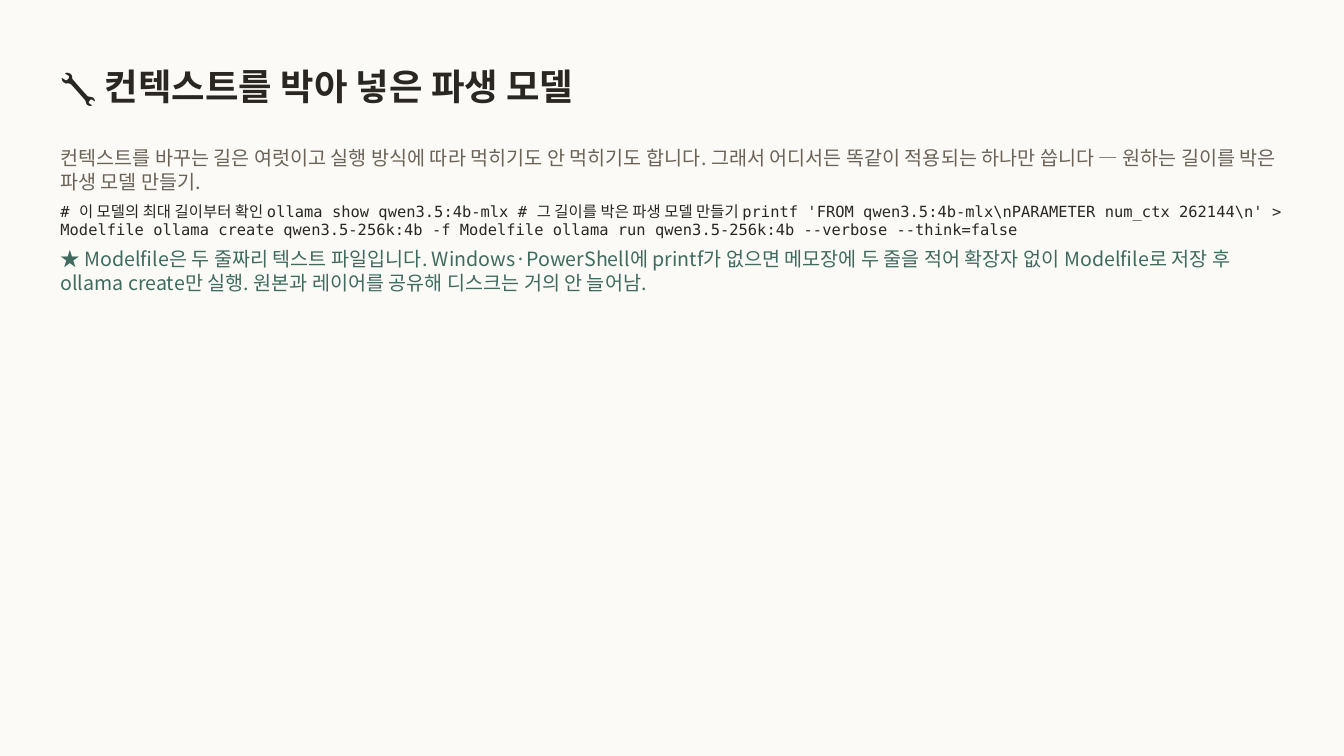
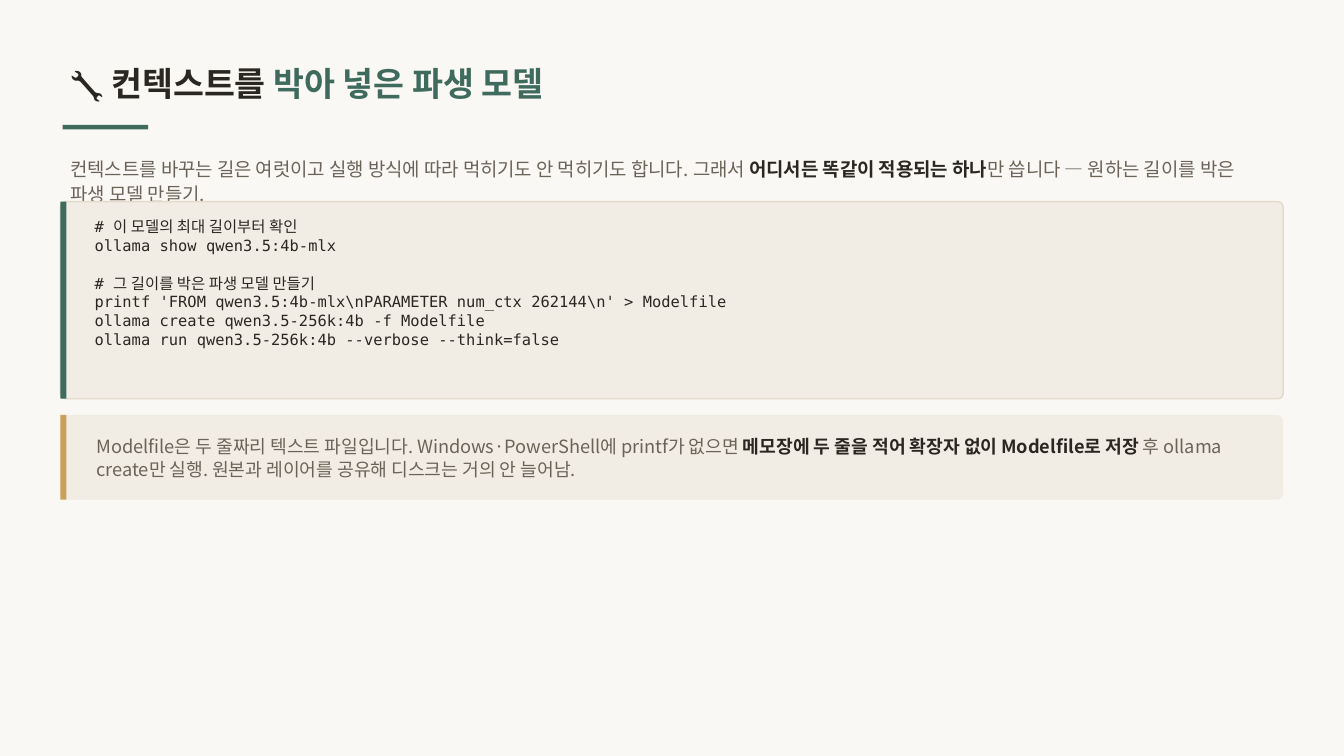
Before and after one commit to inseoklee-ai/study-room, a slide deck: slide 25 of run-local/run-local.pptx. Drawn at 1344x756 pixels with LibreOffice and Linux fonts; fonts in the diff are those of the drawing. Boxes give left, top, right and bottom in pixels: in the first picture for what was removed or moved away, otherwise in the second. Text is boxed around its words. In the diff, an @@ line names an element or a change of style, - is before the commit and + after.

```diff
--- a/run-local/run-local.pptx
+++ b/run-local/run-local.pptx
@@ background #FBFAF7 to #FAF8F4 @@
@@ text "🔧 컨텍스트를 박아 넣은 파생 ..." at (111, 68, 544, 99): size 26 to 24 pt; text colour #2A2723 to #3F6B5F in "박아 넣은 파생 모델" @@
@@ rectangle added at (63, 125, 148, 129), fill #3F6B5F @@
@@ text added at (70, 160, 1235, 201), 13.5 pt, text #6B6357 @@
+컨텍스트를 바꾸는 길은 여럿이고 실행 방식에 따라 먹히기도 안 먹히기도 합니다. 그래서 어디서든 똑같이 적용되는 하나만 씁니다 — 원하는 길이를 박은 파생 모델 만들기.
@@ rounded rectangle added at (60, 202, 1284, 399), fill #F2EDE4, outline #E3DACB 1 pt @@
@@ rectangle added at (60, 202, 67, 399), fill #3F6B5F @@
@@ text added at (95, 219, 727, 348), 11 pt, text #2A2723 @@
+# 이 모델의 최대 길이부터 확인
+ollama show qwen3.5:4b-mlx
+# 그 길이를 박은 파생 모델 만들기
+printf 'FROM qwen3.5:4b-mlx\nPARAMETER num_ctx 262144\n' > Modelfile
+ollama create qwen3.5-256k:4b -f Modelfile
+ollama run qwen3.5-256k:4b --verbose --think=false
@@ rounded rectangle added at (60, 415, 1284, 500), fill #F2EDE4 @@
@@ rectangle added at (60, 415, 67, 500), fill #C8A15A @@
@@ text "Modelfile은 두 줄짜리 텍스트 파일입니다. ..." at (97, 437, 1223, 478): vertical alignment top to middle @@
@@ text at (97, 437, 1223, 478): text changed; size 11 to 13 pt; font DejaVu Sans Mono to Noto Sans CJK KR; text colour #2A2723 to #6B6357 @@
-  컨텍스트를 바꾸는 길은 여럿이고 실행 방식에 따라 먹히기도 안 먹히기도 합니다. 그래서 어디서든 똑같이 적용되는 하나만 씁니다 — 원하는 길이를 박은 파생 모델 만들기.
-# 이 모델의 최대 길이부터 확인 ollama show qwen3.5:4b-mlx # 그 길이를 박은 파생 모델 만들기 printf 'FROM qwen3.5:4b-mlx\nPARAMETER num_ctx 262144\n' > Modelfile ollama create qwen3.5-256k:4b -f Modelfile ollama run qwen3.5-256k:4b --verbose --think=false
-★ Modelfile은 두 줄짜리 텍스트 파일입니다. Windows·PowerShell에 printf가 없으면 메모장에 두 줄을 적어 확장자 없이 Modelfile로 저장 후 ollama create만 실행. 원본과 레이어를 공유해 디스크는 거의 안 늘어남.
+Modelfile은 두 줄짜리 텍스트 파일입니다. Windows·PowerShell에 printf가 없으면 메모장에 두 줄을 적어 확장자 없이 Modelfile로 저장 후 ollama create만 실행. 원본과 레이어를 공유해 디스크는 거의 안 늘어남.
```
Also in this commit, not shown: 36 other slides changed, 19 other files.
